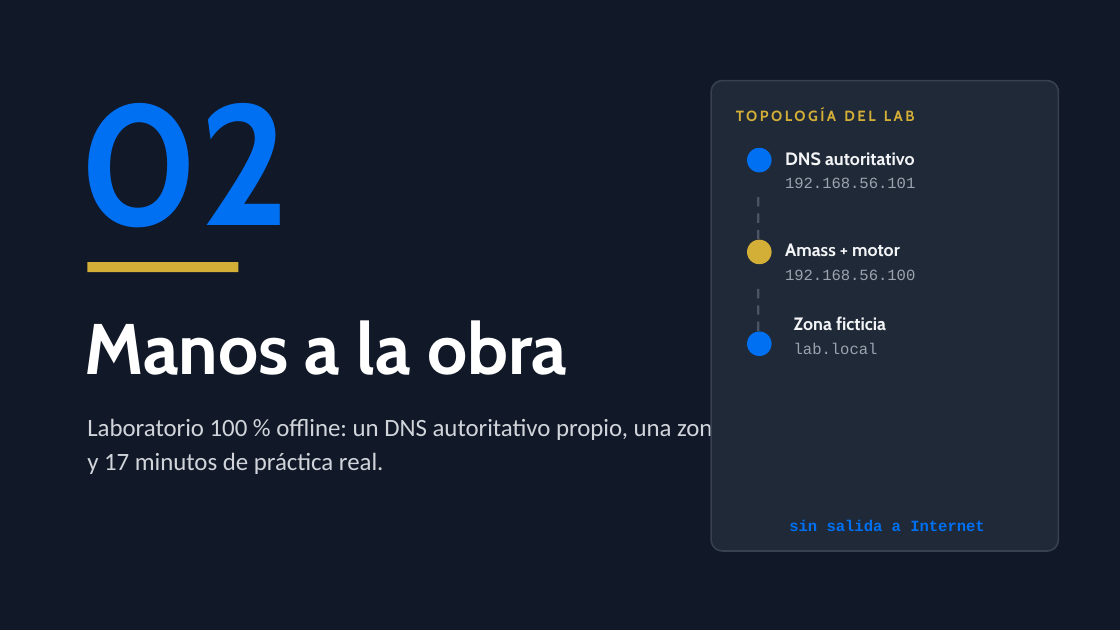
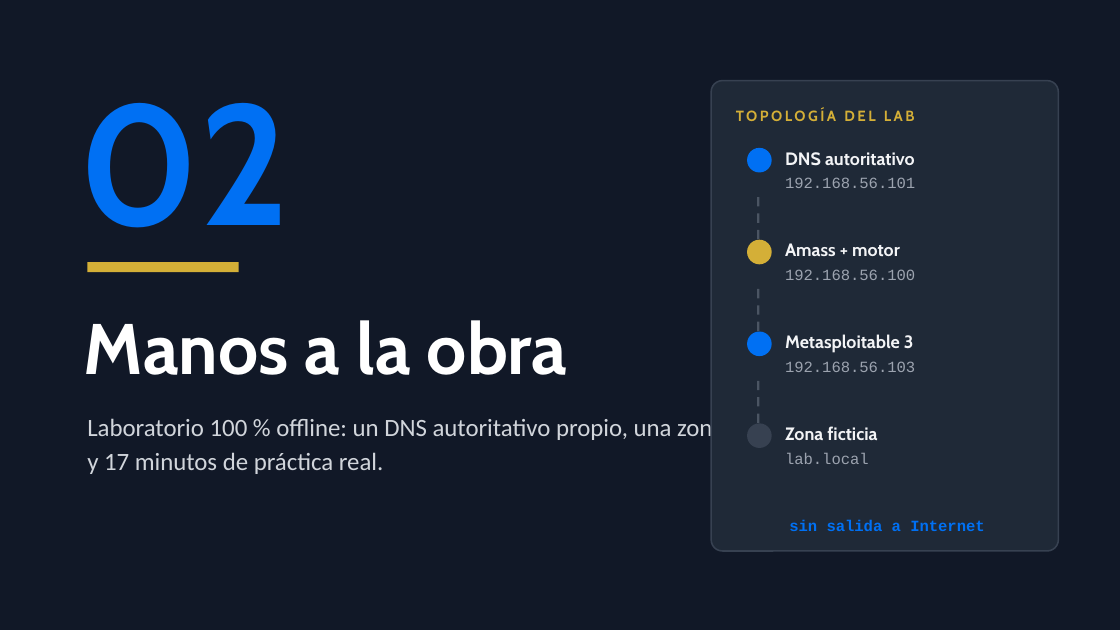
Before and after one commit to Mista299/lab-amass-owasp-seguridad-info, a slide deck: slide 7 of slides/output/OWASP-Amass-Presentacion.pptx. Drawn at 1120x630 pixels with LibreOffice and Linux fonts; fonts in the diff are those of the drawing. Boxes give left, top, right and bottom in pixels: in the first picture for what was removed or moved away, otherwise in the second. Text is boxed around its words. In the diff, an @@ line names an element or a change of style, - is before the commit and + after.

Commit message:
Objetivos reales, PDF de respaldo y capturas de la demo
- Nueva seccion 'Pruebas contra objetivos reales' con todo verificado
  empiricamente en esta maquina (nov 2026):
  · La regla de oro: el alcance se define antes de la herramienta
  · Opcion 1 (recomendada): tu propio dominio, con configuracion minima
  · Opcion 2: los dominios reservados por la IANA (RFC 6761). Tabla de
    que se puede y que no con cada tecnica, con salidas reales
    (example.com -> 104.20.23.154, NS de Cloudflare, AXFR rechazado)
  · Aviso honesto: el modo activo contra example.com no termina en
    tiempo razonable (verificado) y no es una buena practica
  · Opcion 3: programas de bug bounty con authorization explicita
  · Tabla resumen de que hacer en cada caso y que codigo tiene que
    tener una autorizacion en la practica

- PDF de respaldo de la presentacion (11 paginas)

- 4 capturas PNG del laboratorio con datos reales (imgs/demo-*.png):
  version de Amass, DNS respondiendo con NXDOMAIN, los 14 subdominios
  con sus IPs, y las consultas DNS registradas

- El plan B del guion ahora referencia esas capturas y el PDF

```diff
--- a/slides/output/OWASP-Amass-Presentacion.pptx
+++ b/slides/output/OWASP-Amass-Presentacion.pptx
@@ text added at (785, 334, 914, 353), 11.5 pt, text #F3F4F6, bold @@
+Metasploitable 3
@@ line added from (758, 381) to (758, 423), #4B5563 1.5 pt dashed @@
@@ text added at (785, 361, 915, 372), 10 pt, text #9CA3AF @@
+192.168.56.103
@@ text "Laboratorio 100 % offline: un ..." rewrapped from (87, 416, 724, 474) to (87, 416, 796, 474) @@
@@ text "Zona ficticia": place and size @@
-text "Zona ficticia" at (794, 316, 886, 330)
+text "Zona ficticia" at (785, 426, 877, 440)
@@ ellipse added at (747, 423, 772, 448), fill #374151 @@
@@ text "lab.local": place and size @@
-text "lab.local" at (794, 343, 878, 354)
+text "lab.local" at (785, 453, 869, 464)
```
Also in this commit, not shown: 3 other slides changed, 9 other files.
